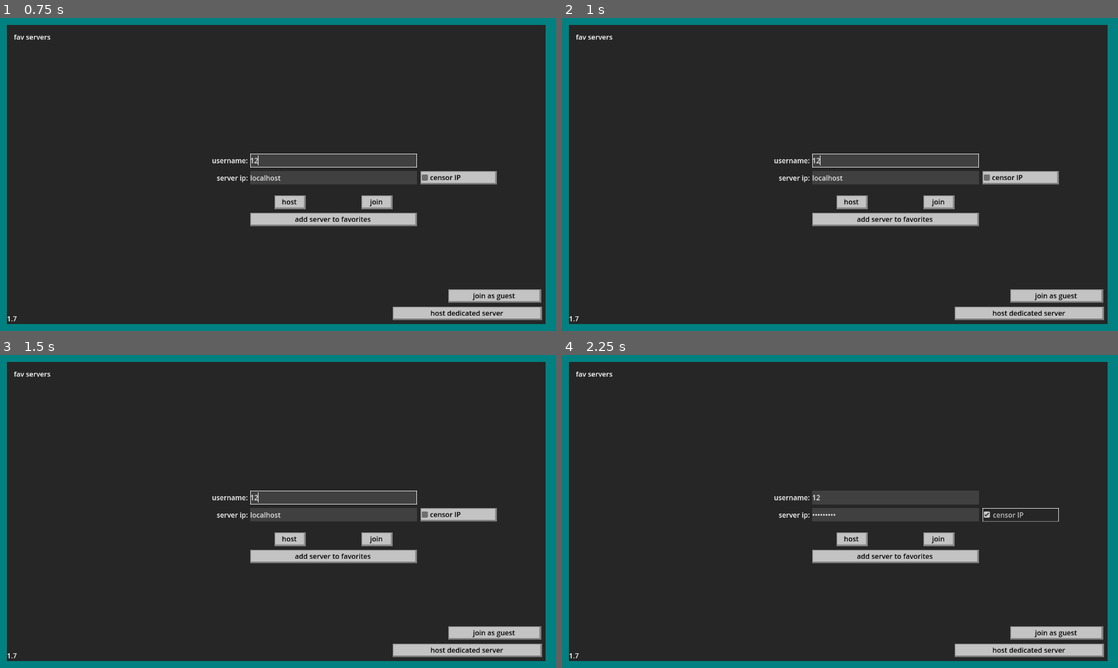
Above: before the commit, frames 1-4 (two rows, left to right).
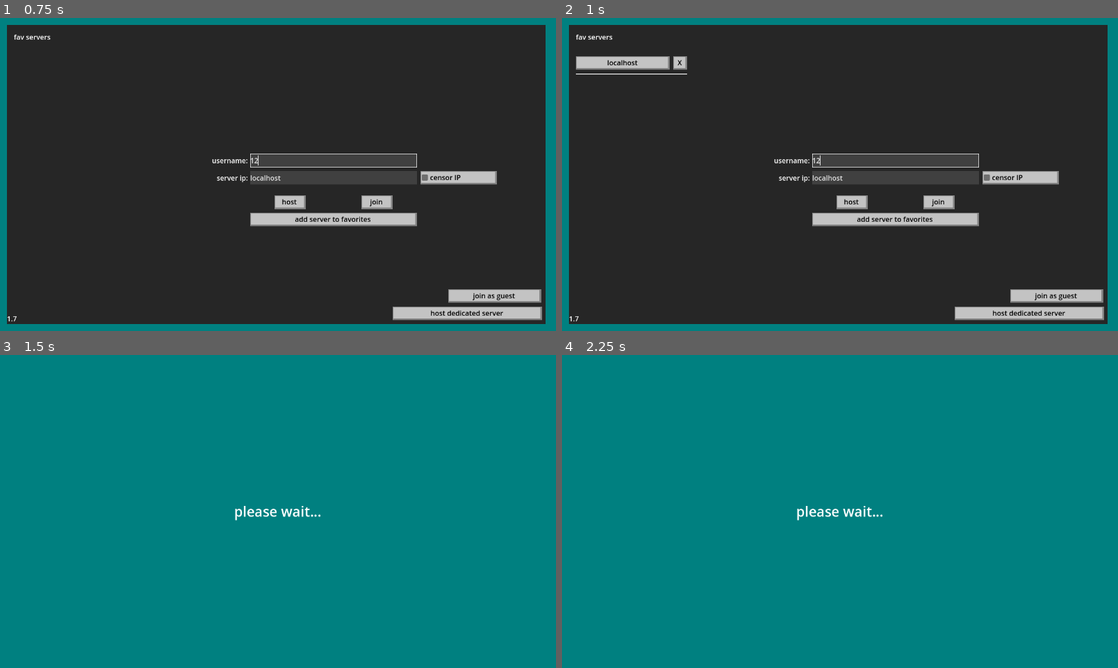
Above: after the commit, the same moments.

Repository: CyanActSus420/pisscord
Game: Godot game, scene res://main.tscn
The game is run twice, just before and just after one commit, with the same random seed, the same clock (stepped at 60 frames per second) and the same inputs.
Inputs (mouse positions are in pixels of both pictures, inside the frame that each line leads up to):
- Up to frame 1 (0.75 s): click (333, 161) at 0.52 s; type "12" at 0.6 s
- Up to frame 2 (1 s): no input
- Up to frame 3 (1.5 s): click (61, 398) at 1.25 s, where only the run after the commit has a clickable "localhost"
- Up to frame 4 (2.25 s): click (1017, 514) at 2 s, where only the run before the commit has a clickable "censor IP"

Frame 1 is identical in both runs. In frame 2, 0.9% of the frame differs, in the area x 2-23%, y 12-18%; in frame 3, 93%; in frame 4, 93%, in the area x 1-99%, y 2-98%.
Error before the commit: Invalid call. Nonexistent function 'size' in base 'Nil'. (res://other)

Commit message:
Add files via upload

Diff:
--- a/autoloads/ServerData.gd
+++ b/autoloads/ServerData.gd
@@ -9,6 +9,8 @@
 var connectedUsersList:Array = []
 
 func _ready():
+	if not SaveData.load_from_config("list"):
+		SaveData.save_to_config("list", ["localhost"])
 	favIPs = SaveData.load_from_config("list")
 
 func add_fav_server(serverip):
